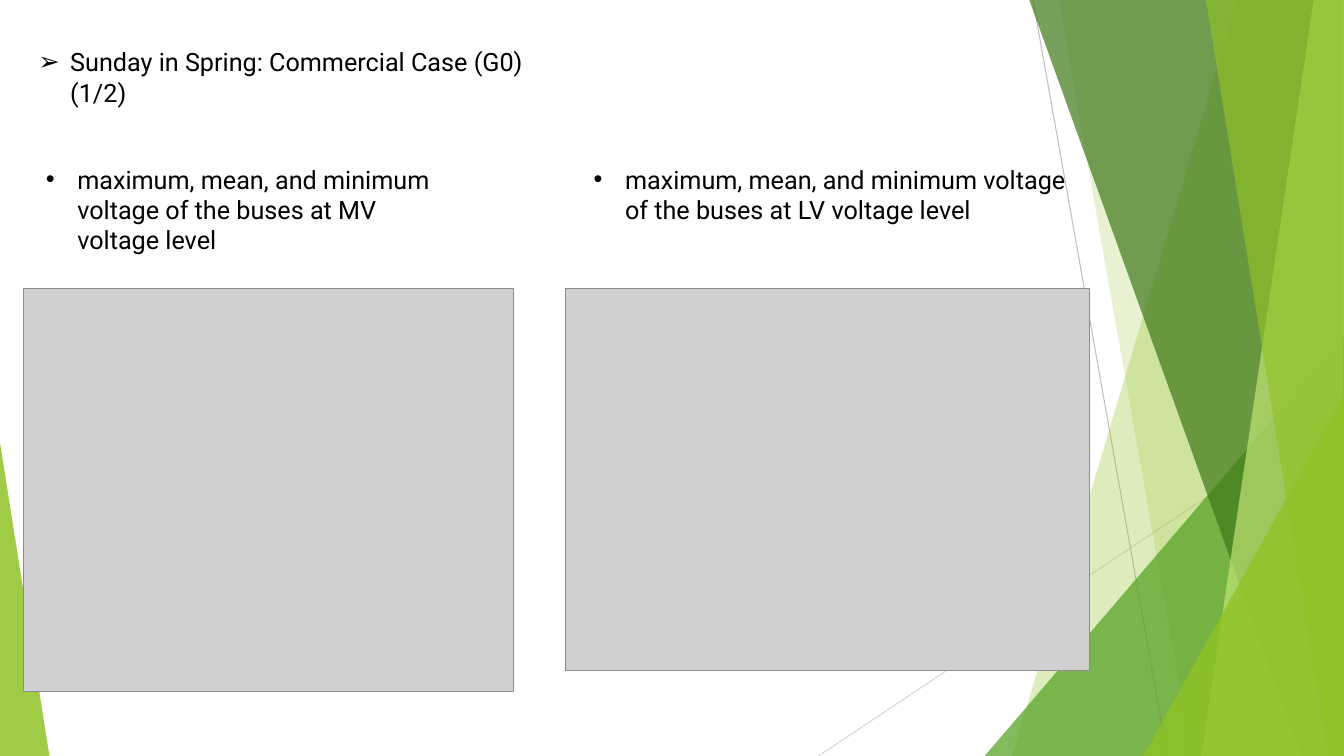
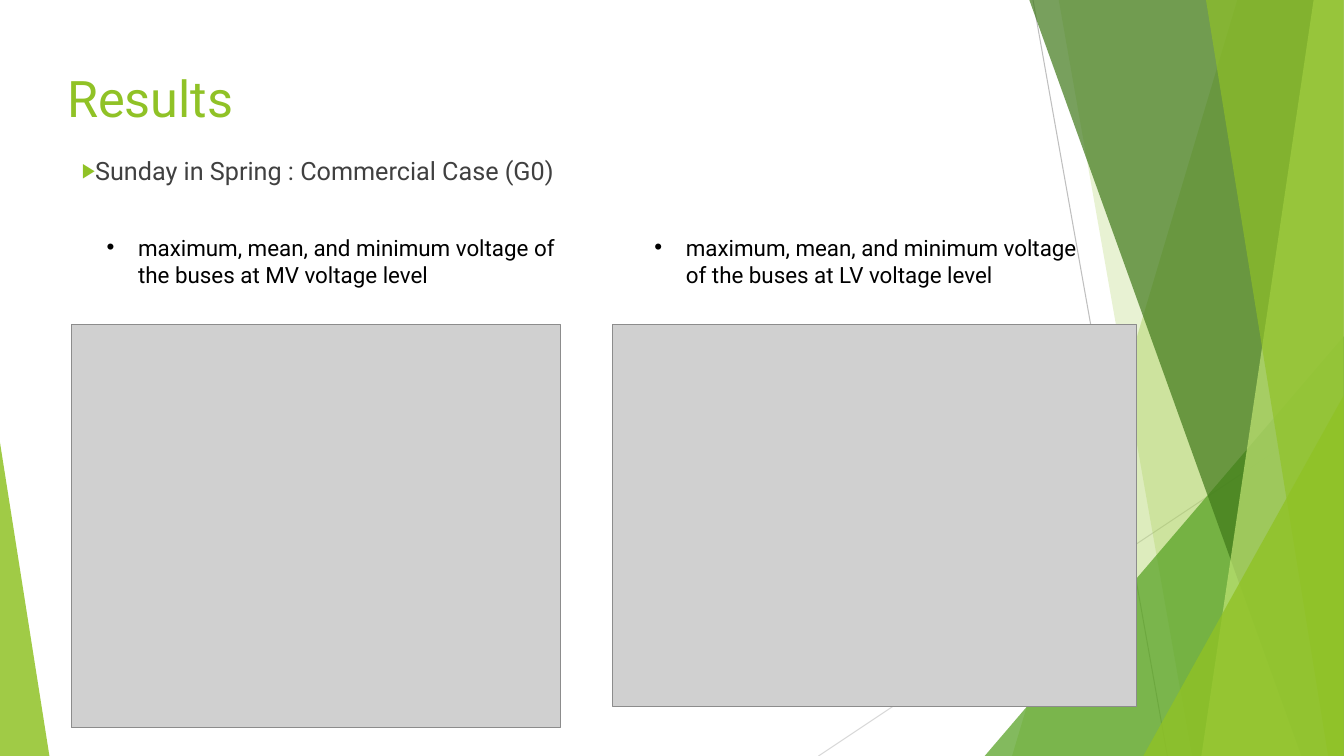
Before and after one commit to mridul2912/PSPlab22_1119250_Mridul, a slide deck: slide 36 of Eut-Project.pptx (slide 27 before the commit). Drawn at 1344x756 pixels with LibreOffice and Linux fonts; fonts in the diff are those of the drawing; grey boxes stand for pictures. Boxes give left, top, right and bottom in pixels: in the first picture for what was removed or moved away, otherwise in the second. Text is boxed around its words. In the diff, an @@ line names an element or a change of style, - is before the commit and + after.

```diff
--- a/Eut-Project.pptx
+++ b/Eut-Project.pptx
@@ text added at <box>67,79,233,118</box>, 36 pt, text #90C226 @@
+Results
@@ text at <box>95,160,554,186</box>: text changed; text colour #000000 to #404040 @@
-➢ Sunday in Spring: Commercial Case (G0)(1/2)
+▶ Sunday in Spring : Commercial Case (G0)
@@ text "maximum, mean, and minimum voltage ..." at <box>138,239,555,288</box>: size 18 to 16 pt @@
@@ text "maximum, mean, and minimum voltage ...": place and size @@
-text "maximum, mean, and minimum voltage ..." at <box>77,170,429,255</box>
+text "maximum, mean, and minimum voltage ..." at <box>138,239,555,288</box>
@@ text "maximum, mean, and minimum voltage ...": place and size @@
-text "maximum, mean, and minimum voltage ..." at <box>625,166,1065,225</box>
+text "maximum, mean, and minimum voltage ..." at <box>686,235,1077,288</box>
@@ text "maximum, mean, and minimum voltage ..." at <box>686,235,1077,288</box>: size 18 to 16 pt @@
@@ picture: place and size @@
-picture at <box>24,289,513,693</box>
+picture at <box>72,325,561,728</box>
@@ picture: place and size @@
-picture at <box>566,289,1089,671</box>
+picture at <box>613,325,1136,707</box>
```
Also in this commit, not shown: 22 other slides changed, 5 slides added, 4 other files.
